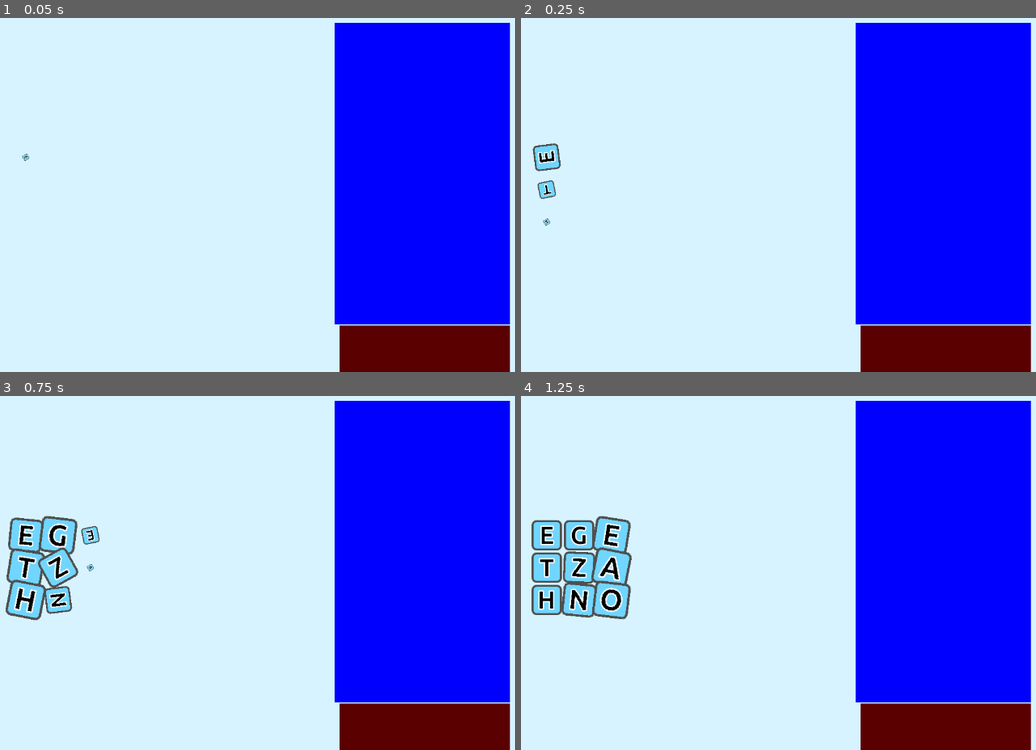
Above: before the commit, frames 1-4 (two rows, left to right).
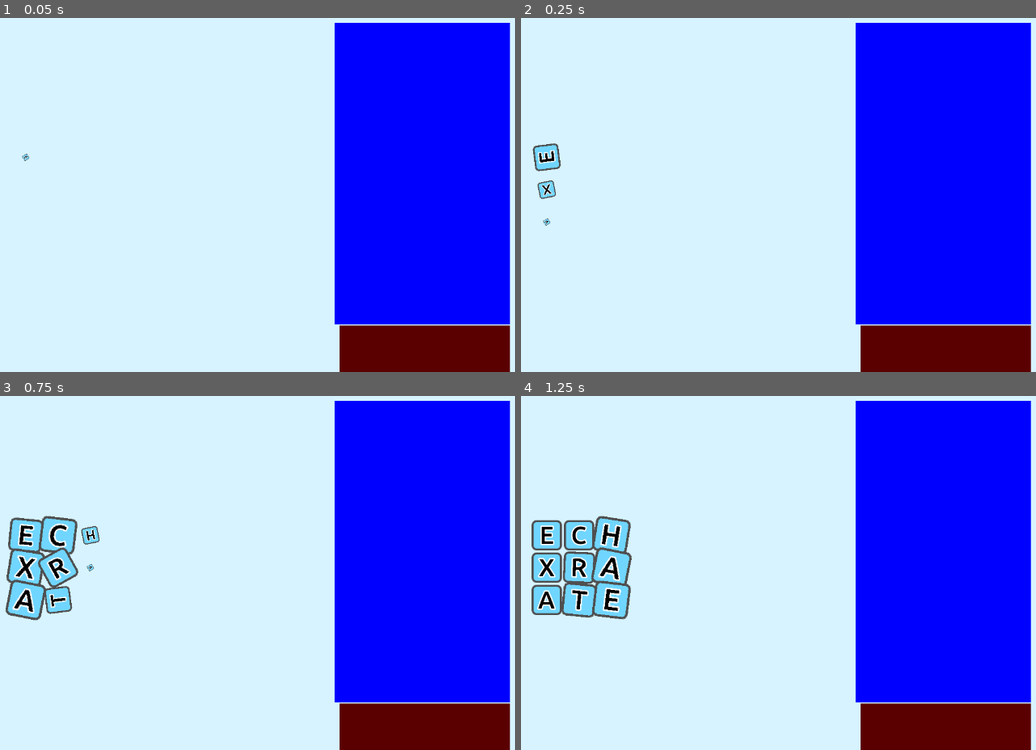
Above: after the commit, the same moments.

Repository: daoudclarke/word-search-extreme
Game: Godot game, scene res://word_search.tscn
The game is run twice, just before and just after one commit, with the same random seed, the same clock (stepped at 60 frames per second) and the same inputs.
Inputs:
- Up to frame 1 (0.05 s): no input
- Up to frame 2 (0.25 s): no input
- Up to frame 3 (0.75 s): tap Enter at 0.5 s; tap Backspace at 0.6 s
- Up to frame 4 (1.25 s): no input

Frame 1 is identical in both runs. In frame 2, less than 0.1% of the frame differs, in the area x 3-7%, y 46-58%; in frame 3, 0.8%; in frame 4, 1.0%, in the area x 3-20%, y 35-62%.

Commit message:
Fix all known bugs

Diff:
--- a/word_search.gd
+++ b/word_search.gd
@@ -156,7 +156,7 @@
 
 func get_letter_sequences(word: String, letter_index: Dictionary, max_sequences: int) -> Array:
 	var sequences = []
-	var indexes = []
+	var indexes = [0]
 
 	var word_letters = []
 	for i in range(len(word)):
@@ -167,8 +167,6 @@
 
 
 	while true:
-		if len(indexes) < len(word):
-			indexes.append(0)
 		var i = len(indexes) - 1
 		var letter = word[i]
 		var new_letter_location = word_letters[i][indexes[i]]
@@ -179,10 +177,10 @@
 
 			if new_letter_location not in neighbours:
 				skip = true
-			#else:
-				#for j in range(len(indexes)):
-					#if word_letters[j][indexes[j]] == new_letter_location:
-						#skip = true
+			else:
+				for j in range(len(indexes) - 1):
+					if word_letters[j][indexes[j]] == new_letter_location:
+						skip = true
 
 		if not skip and len(indexes) == len(word):
 			# We have completed a sequence
@@ -205,6 +203,8 @@
 					return sequences
 
 				indexes[-1] += 1
+		else:
+			indexes.append(0)
 
 	print("Found sequences", sequences)
 	return sequences
